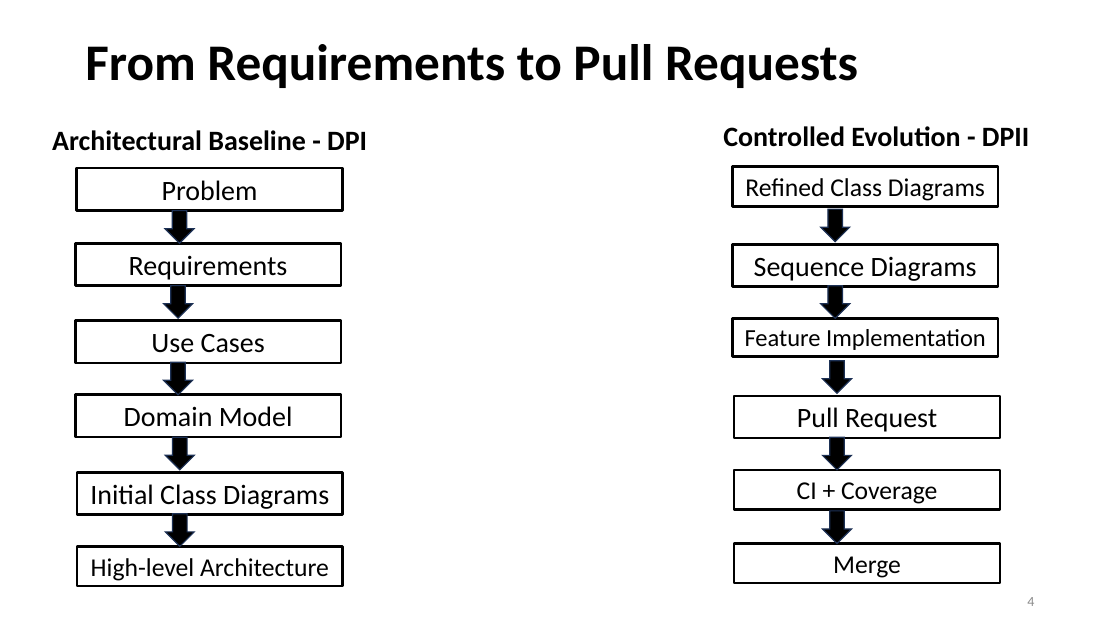
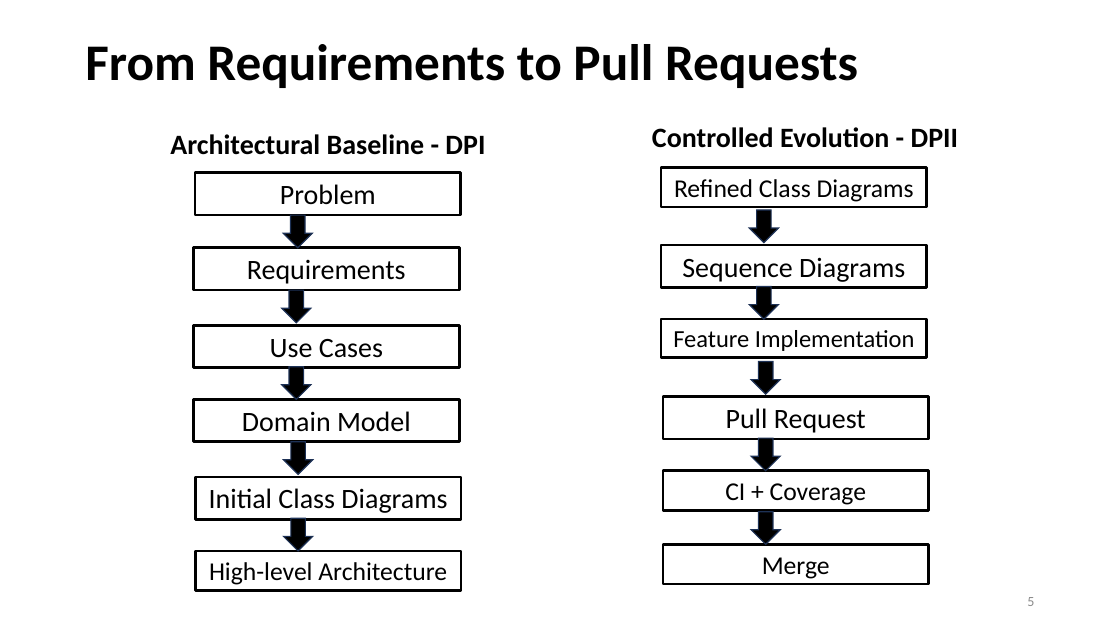
Before and after one commit to johnxu21/johnxu21.github.io, a slide deck: slide 5 of teaching/CS472/Timetable/OOD-V2.pptx (slide 4 before the commit). Drawn at 1120x630 pixels with LibreOffice and Linux fonts; fonts in the diff are those of the drawing. Boxes give left, top, right and bottom in pixels: in the first picture for what was removed or moved away, otherwise in the second. Text is boxed around its words. In the diff, an @@ line names an element or a change of style, - is before the commit and + after.

```diff
--- a/teaching/CS472/Timetable/OOD-V2.pptx
+++ b/teaching/CS472/Timetable/OOD-V2.pptx
@@ 3 rectangles, 1 text, 1 right arrow moved together from (x1=52, y1=130, x2=367, y2=586) to (x1=170, y1=134, x2=485, y2=591) @@
@@ 4 right arrows, 3 rectangles moved together from (x1=76, y1=244, x2=341, y2=547) to (x1=193, y1=248, x2=459, y2=551) @@
@@ 6 rectangles, 5 right arrows, 1 text moved together from (x1=723, y1=126, x2=1029, y2=583) to (x1=652, y1=127, x2=958, y2=584) @@
@@ page number at (x1=1027, y1=597, x2=1034, y2=606): text changed @@
-4
+5
```
Also in this commit, not shown: 6 other slides changed, 1 slide added, 1 slide removed.
